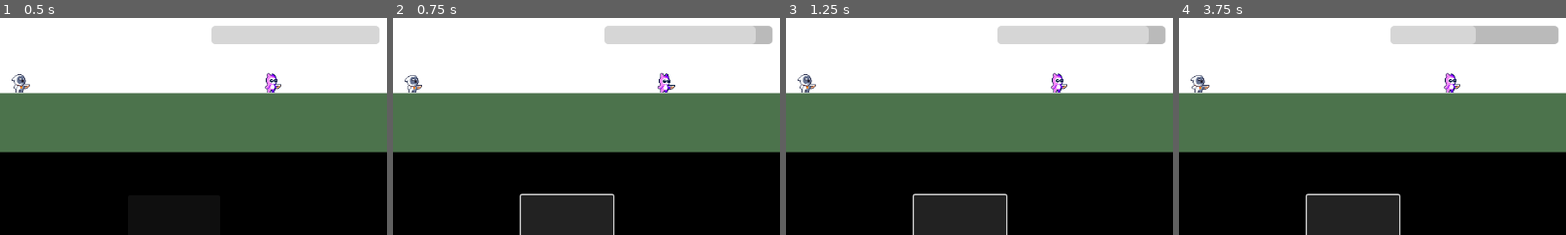
Above: before the commit, frames 1-4 (left to right).
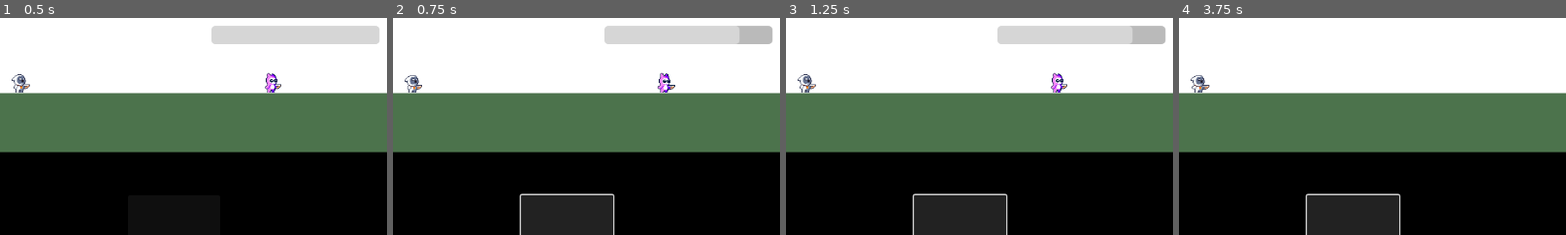
Above: after the commit, the same moments.

Repository: KylerGreen/TheAdventurersInn
Game: Godot game, scene res://Combat/combat_screen.tscn
The game is run twice, just before and just after one commit, with the same random seed, the same clock (stepped at 60 frames per second) and the same inputs. This scene is started directly instead of the project's main scene.
Inputs:
- Up to frame 1 (0.5 s): no input
- Up to frame 2 (0.75 s): click "Attack" at 0.5 s
- Up to frame 3 (1.25 s): no input
- Up to frame 4 (3.75 s): click "Attack" at 1.25 s; click "Attack" at 2 s; tap Enter at 2.75 s; tap Space at 3.5 s
The pictures show only the part of the screen within x 27-77%, y 19-69%; the shares and areas given below are measured in that part.

Frame 1 is identical in both runs. In frame 2, 0.3% of the frame differs, in the area x 89-94%, y 4-13%; in frame 3, 0.3%; in frame 4, 3.9%, in the area x 54-98%, y 3-35%.

Commit message:
Testing Update(health -2)

Diff:
--- a/Enemies/enemy_1.gd
+++ b/Enemies/enemy_1.gd
@@ -7,7 +7,7 @@
 	%EnemyHealth.value = health
 
 func _on_button_pressed():
-	health -= 1
+	health -= 2
 	%EnemyHealth.value = health
 	if health <= 0:
 		queue_free()
